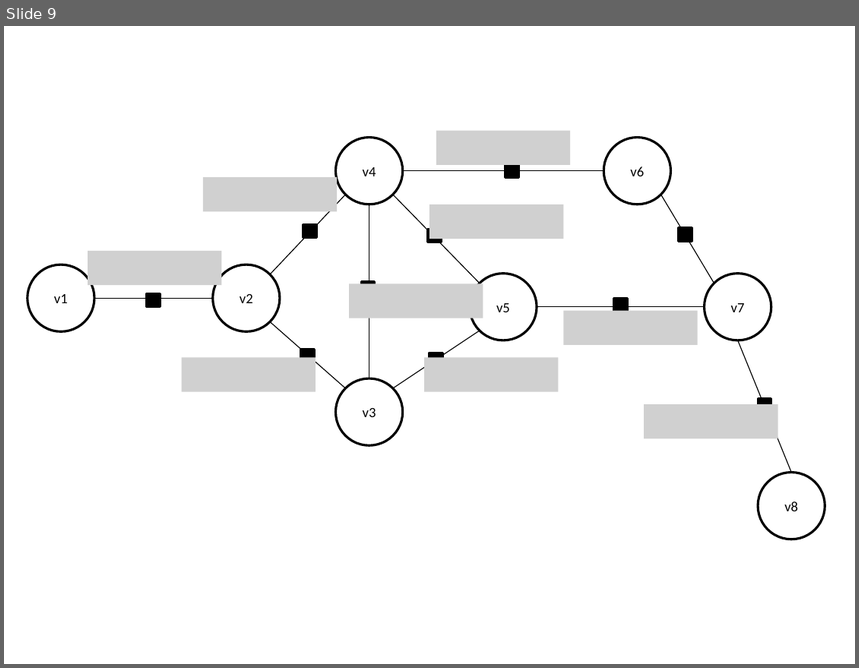
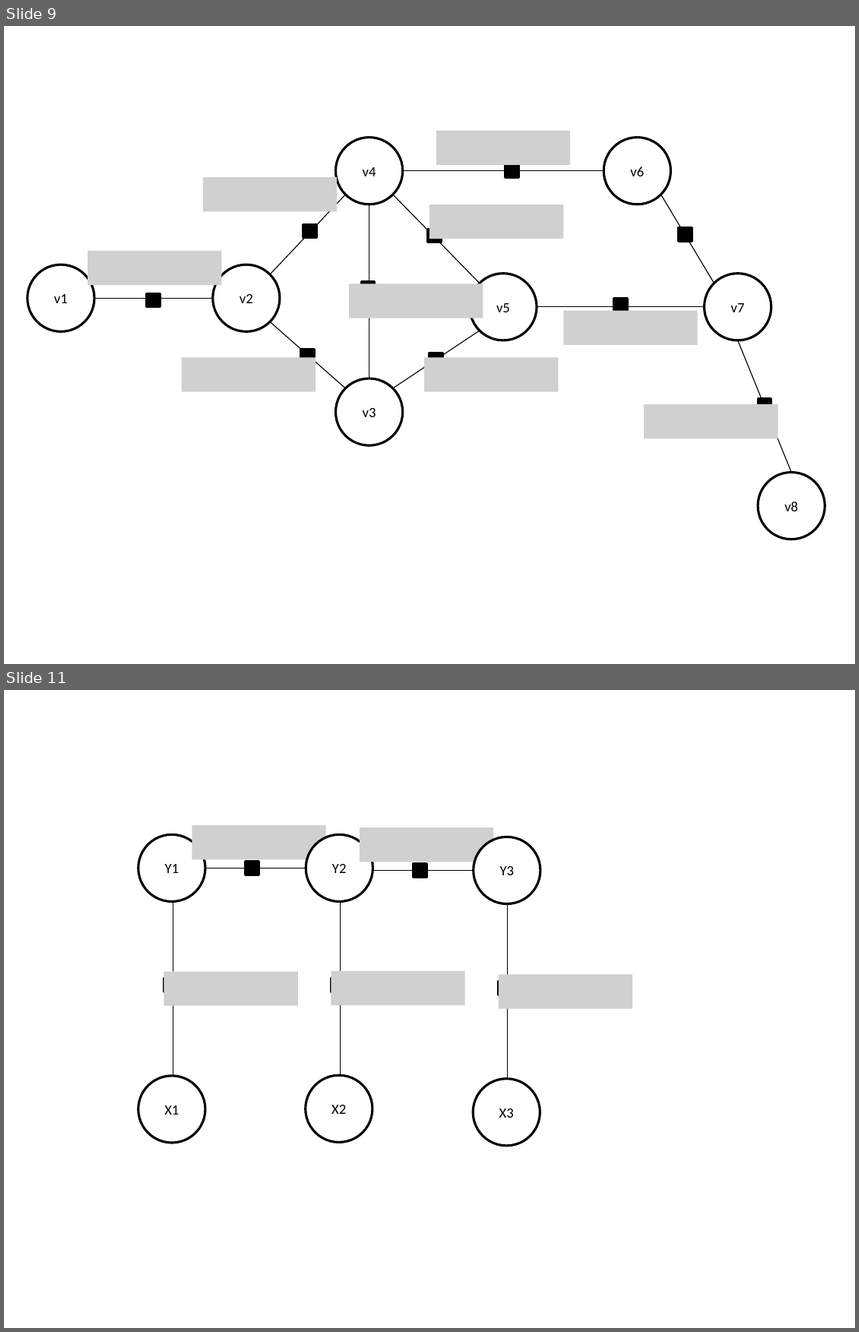
Before and after one commit to andreacasalino/Easy-Factor-Graph, a slide deck: content/Sample/Sample_06_Learning_A/README.pptx. Shown one above the other, each under a label of ours: slide 9 before the commit, slides 9 and 11 after it; the slides between them are not shown. The pictures are 859x668 and 859x1332 pixels, drawn with LibreOffice and Linux fonts; fonts in the diff are those of the drawing; grey boxes stand for pictures. Boxes give left, top, right and bottom in pixels: in the first picture for what was removed or moved away, otherwise in the second. Text is boxed around its words. In the diff, an @@ line names an element or a change of style, - is before the commit and + after.

```diff
--- a/content/Sample/Sample_06_Learning_A/README.pptx
+++ b/content/Sample/Sample_06_Learning_A/README.pptx
@@ slide 11 added at (4, 690, 855, 1328), background #FFFFFF @@
@@ picture added at (192, 825, 325, 859) @@
@@ ellipse added at (139, 834, 205, 902), fill #FFFFFF, outline #000000 2 pt, 12 pt, text #000000 @@
+Y1
@@ ellipse added at (306, 834, 373, 902), fill #FFFFFF, outline #000000 2 pt, 12 pt, text #000000 @@
+Y2
@@ picture added at (360, 828, 493, 862) @@
@@ ellipse added at (474, 837, 541, 904), fill #FFFFFF, outline #000000 2 pt, 12 pt, text #000000 @@
+Y3
@@ line added from (205, 868) to (306, 868), #000000 0.75 pt @@
@@ rectangle added at (246, 861, 259, 875), fill #000000, outline #000000 2 pt @@
@@ line added from (373, 870) to (474, 870), #000000 0.75 pt @@
@@ rectangle added at (414, 863, 427, 877), fill #000000, outline #000000 2 pt @@
@@ line added from (173, 902) to (173, 1075), #000000 0.75 pt @@
@@ line added from (340, 901) to (340, 1075), #000000 0.75 pt @@
@@ line added from (508, 904) to (508, 1079), #000000 0.75 pt @@
@@ rectangle added at (164, 979, 177, 992), fill #000000, outline #000000 2 pt @@
@@ picture added at (164, 972, 297, 1006) @@
@@ rectangle added at (331, 979, 344, 992), fill #000000, outline #000000 2 pt @@
@@ picture added at (331, 971, 465, 1005) @@
@@ rectangle added at (499, 982, 512, 996), fill #000000, outline #000000 2 pt @@
@@ picture added at (499, 974, 633, 1008) @@
@@ ellipse added at (139, 1075, 205, 1143), fill #FFFFFF, outline #000000 2 pt, 12 pt, text #000000 @@
+X1
@@ ellipse added at (305, 1075, 373, 1143), fill #FFFFFF, outline #000000 2 pt, 12 pt, text #000000 @@
+X2
@@ ellipse added at (473, 1079, 541, 1146), fill #FFFFFF, outline #000000 2 pt, 12 pt, text #000000 @@
+X3
```
Also in this commit, not shown: 1 slide changed, 1 other slide added, 6 other files.
